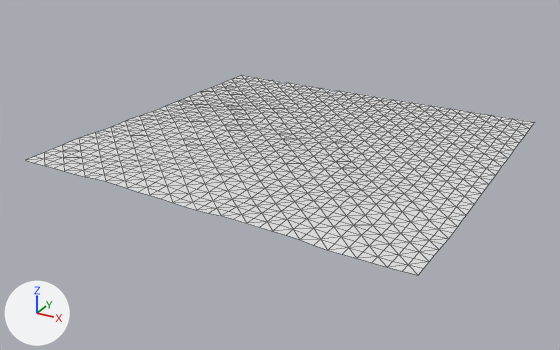
A saved change to the OBJ model assets/maps/chunks/terrain_lod0_1_-6.obj.
Rendered twice from a camera (50 mm lens) standing at (304.6, 482.8, 87.5) and looking at (187.4, 695.9, -19.1). The lights are fixed; the arrows at lower left show +X, +Y and +Z. The older version comes first. Mesh edges are drawn as thin lines. Where no turn or scale is listed for an object, it has been applied to the vertices.

In view in the first picture: 'terrain_lod0_1_-6'.
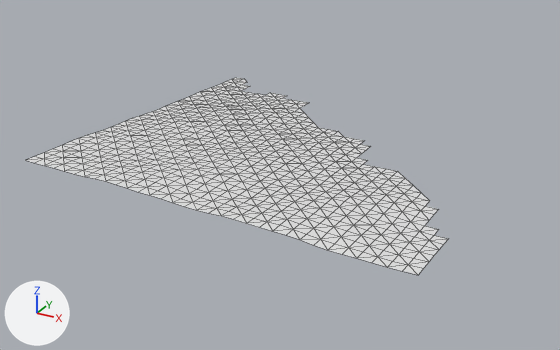
What differs and where, as boxes [x1, y1, x2, y2] in the pictures (560 x 350 px):
'terrain_lod0_1_-6', reshaped (17% narrower): before [26, 75, 534, 275]; after [26, 78, 448, 275]
part 1 of me_terrain_lod0_1__6, deleted: before [236, 75, 534, 239]

Diff of the bpy script that builds the scene:
```diff
--- a/assets/maps/chunks/terrain_lod0_1_-6.obj.py
+++ b/assets/maps/chunks/terrain_lod0_1_-6.obj.py
@@ me_terrain_lod0_1__6 @@
 # used by ob_terrain_lod0_1__6; location = (0.0, 0.0, 0.0)
-me_terrain_lod0_1__6.from_pydata(...)  # 1089 vertices, 2048 faces; spans x 128.0..256.0, y 640.0..768.0, z -10.8..-5.1
+me_terrain_lod0_1__6.from_pydata(...)  # 718 vertices, 1316 faces; spans x 128.0..256.0, y 640.0..764.0, z -10.8..-5.1
+# me_terrain_lod0_1__6 part 1: 371 vertices removed from x 128.0..256.0, y 668.0..768.0, z -10.8
```
